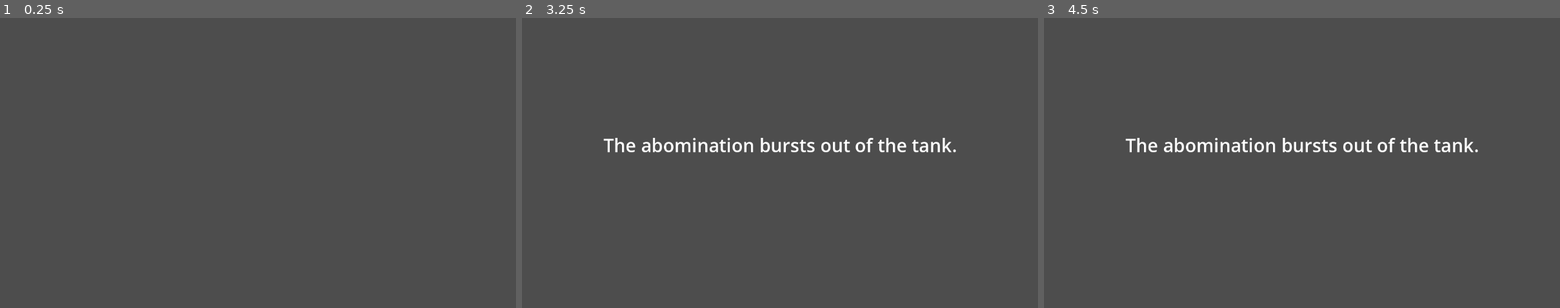
Above: before the commit, frames 1-3 (left to right).
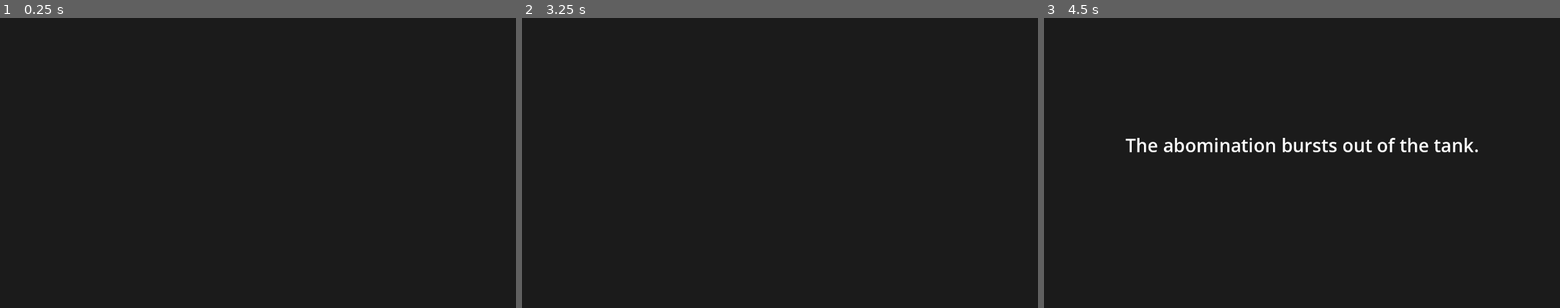
Above: after the commit, the same moments.

Repository: BaliDoggo/brackeys2025
Game: Godot game, scene res://scenes/credits.tscn
Two runs of this game, one before a commit and one after it. Both use one fixed random seed, a clock stepped at 60 frames per second and the inputs below. This scene is started directly instead of the project's main scene.
Inputs (mouse positions are in pixels of both pictures, inside the frame that each line leads up to):
- Up to frame 1 (0.25 s): no input
- Up to frame 2 (3.25 s): tap Enter (ui_accept) at 0.5, 0.77, 1.25, 1.52, 2, 2.75, 3.02 s; move the mouse to (893, 148) at 0.52 s; tap A (a) at 0.6, 2.3, 2.85 s; tap D (d) at 0.8, 1.35, 3.05 s; move the mouse to (676, 177) at 1.27 s; tap E (e) at 1.55 s; move the mouse to (831, 99) at 2.02 s; hold E (e) 2.03-2.78 s; move the mouse to (754, 221) at 2.77 s
- Up to frame 3 (4.5 s): tap Enter (ui_accept) at 3.5, 3.77, 4.25 s; move the mouse to (1456, 206) at 3.52 s; hold E (e) 3.53-4.28 s; click (1456, 206) at 3.6 s; tap ` (dev-skip, bound only after the commit) at 4.15 s; move the mouse to (1147, 119) at 4.27 s; tap D (d) at 4.35 s

The runs differ from the first frame. In frame 1, 100% of the frame differs, in the area x 0-100%, y 0-100%; in frame 2, 100%; in frame 3, 99%.

Commit message:
added more to credits, fixed some music stuff

Diff:
--- a/project.godot
+++ b/project.godot
@@ -55,3 +55,12 @@
 "events": [Object(InputEventMouseButton,"resource_local_to_scene":false,"resource_name":"","device":-1,"window_id":0,"a …(257 unchanged characters)…
 ]
 }
+dev-skip={
+"deadzone": 0.5,
+"events": [Object(InputEventKey,"resource_local_to_scene":false,"resource_name":"","device":-1,"window_id":0,"alt_pressed":false,"shift_pressed":false,"ctrl_pressed":false,"meta_pressed":false,"pressed":false,"keycode":0,"physical_keycode":96,"key_label":0,"unicode":96,"location":0,"echo":false,"script":null)
+]
+}
+
+[rendering]
+
+environment/defaults/default_clear_color=Color(0.10748, 0.10748, 0.10748, 1)
--- a/scenes/credits.tscn
+++ b/scenes/credits.tscn
@@ -1,7 +1,8 @@
-[gd_scene load_steps=3 format=3 uid="uid://ccjc0ymnfnfb6"]
+[gd_scene load_steps=4 format=3 uid="uid://ccjc0ymnfnfb6"]
 
 [ext_resource type="Script" path="res://scripts/credits.gd" id="1_gvxe8"]
 [ext_resource type="AudioStream" uid="uid://c578q37ho3n8r" path="res://assets/FishInspectorFinal.wav" id="2_t7x25"]
+[ext_resource type="Texture2D" uid="uid://b0kncg2dc6w3f" path="res://assets/phone.svg" id="3_w61wh"]
 
 [node name="Credits" type="Node2D"]
 script = ExtResource("1_gvxe8")
@@ -32,4 +33,26 @@
 [node name="InspectorSong" type="AudioStreamPlayer2D" parent="."]
 stream = ExtResource("2_t7x25")
 
+[node name="Phone" type="CanvasLayer" parent="."]
+offset = Vector2(575, 650)
+scale = Vector2(1.75, 1.75)
+transform = Transform2D(1.75, 0, 0, 1.75, 575, 650)
+
+[node name="Sprite2D" type="Sprite2D" parent="Phone"]
+scale = Vector2(1.75, 1.75)
+texture = ExtResource("3_w61wh")
+
+[node name="RichTextLabel" type="RichTextLabel" parent="Phone"]
+offset_left = -274.603
+offset_top = -363.492
+offset_right = 277.397
+offset_bottom = 362.508
+theme_override_colors/default_color = Color(0.74902, 0, 0, 1)
+bbcode_enabled = true
+text = "[center][font_size=80]Your channel has been banned.
+[font_size=30]
+Reason: Excessive fish, Violence
+
+This ban cannot be appealed because we hate you and also you are dead."
+
 [connection signal="timeout" from="Timer" to="." method="_on_timer_timeout"]
--- a/scenes/main.tscn
+++ b/scenes/main.tscn
@@ -13,6 +13,7 @@
 [node name="Piano" type="AudioStreamPlayer2D" parent="."]
 stream = ExtResource("2_p647c")
 volume_db = 10.0
+parameters/looping = true
 
 [node name="Metal" type="AudioStreamPlayer2D" parent="."]
 stream = ExtResource("3_k1qn8")
--- a/scripts/credits.gd
+++ b/scripts/credits.gd
@@ -1,11 +1,25 @@
 extends Node2D
 
+@onready var text = $CanvasLayer/RichTextLabel
 
 # Called when the node enters the scene tree for the first time.
 func _ready() -> void:
 	$CanvasLayer.hide()
+	$Phone.hide()
 
 
 func _on_timer_timeout() -> void:
 	$InspectorSong.play()
+	await get_tree().create_timer(0.5).timeout
 	$CanvasLayer.show()
+	await get_tree().create_timer(7.5).timeout
+	text.text = "[center]As it tears out your vital organs and you bleed out on the floor...[/center]"
+	await get_tree().create_timer(8).timeout
+	text.text = "[center]...You see the most terrifying thing of all:[/center]"
+	await get_tree().create_timer(8).timeout
+	$InspectorSong.stop()
+	$CanvasLayer.hide()
+	await get_tree().create_timer(1.5).timeout
+	$Phone.show()
+	create_tween().tween_property($Phone, "scale", Vector2(0.5, 0.5), 5).set_trans(Tween.TRANS_QUAD)
+	create_tween().tween_property($Phone, "offset", Vector2(575, 400), 5).set_trans(Tween.TRANS_QUAD)
--- a/scripts/main.gd
+++ b/scripts/main.gd
@@ -54,3 +54,9 @@
 		strength -= 1
 	if has_node('Camera2D'):
 		$Camera2D.position = randOffset() + Vector2(576, 324)
+
+
+func _unhandled_input(event: InputEvent) -> void:
+	if Input.is_action_just_pressed("dev-skip"):
+		return
+		murder_fish()
